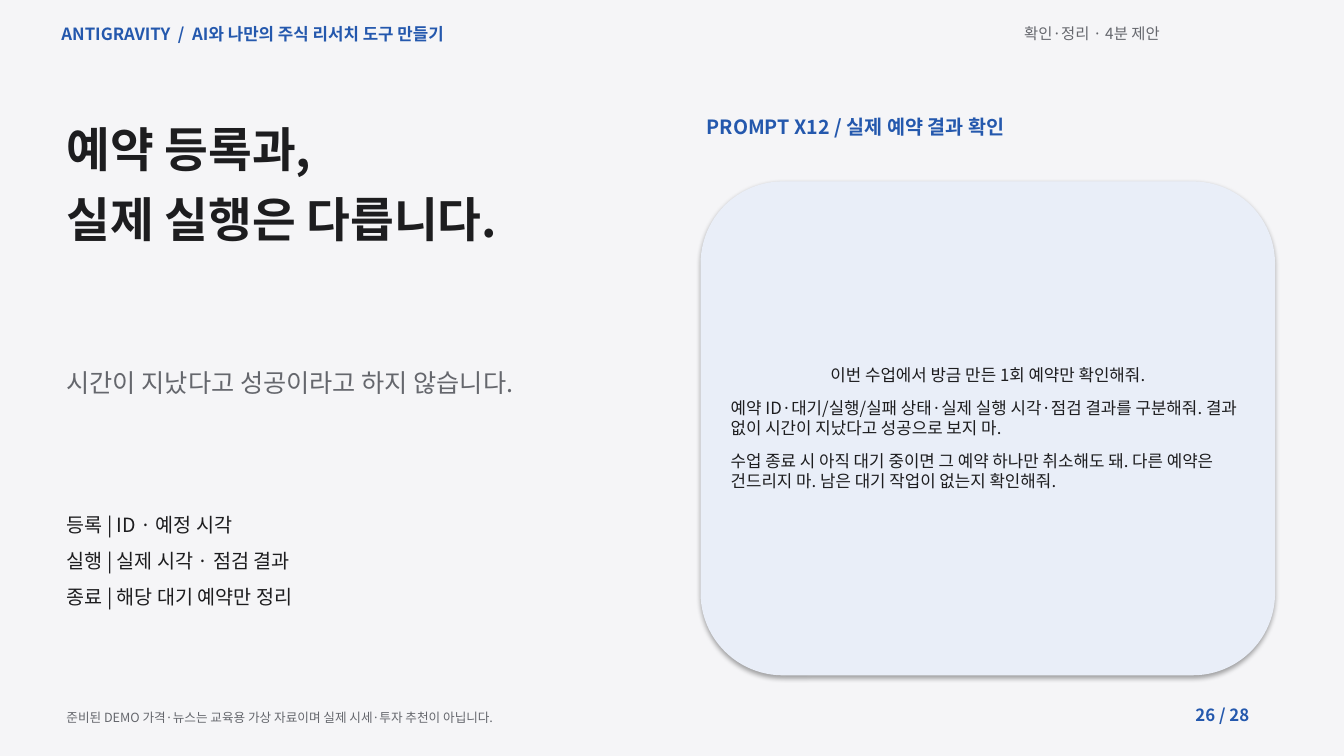
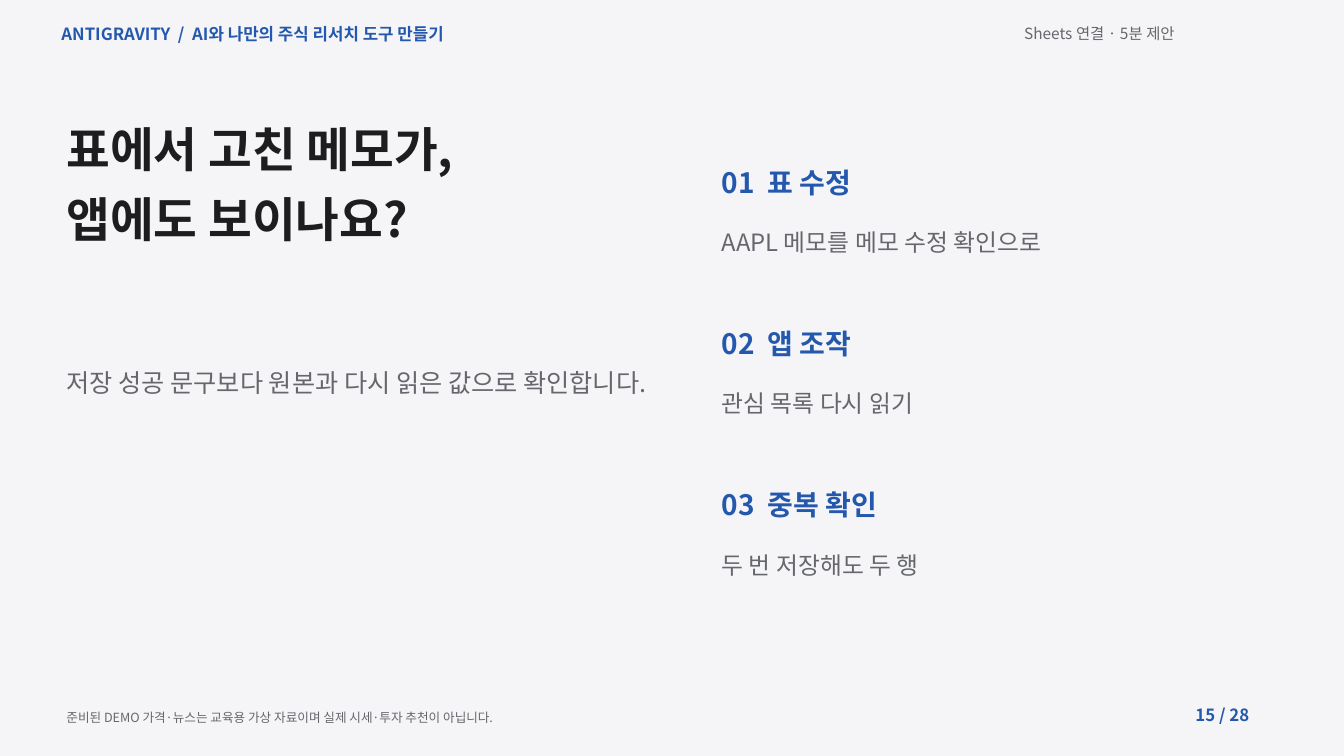
Before and after one commit to elect94/reportsol, a slide deck: slide 15 of materials/lecture.pptx (slide 26 before the commit). Drawn at 1344x756 pixels with LibreOffice and Linux fonts; fonts in the diff are those of the drawing. Boxes give left, top, right and bottom in pixels: in the first picture for what was removed or moved away, otherwise in the second. Text is boxed around its words. In the diff, an @@ line names an element or a change of style, - is before the commit and + after.

```diff
--- a/materials/lecture.pptx
+++ b/materials/lecture.pptx
@@ text at [1024, 26, 1174, 40]: text changed @@
-확인·정리 · 4분 제안
+Sheets 연결 · 5분 제안
@@ text removed at [707, 117, 1004, 136] @@
-PROMPT X12 / 실제 예약 결과 확인
@@ text at [66, 127, 454, 242]: text changed @@
-예약 등록과,
-실제 실행은 다릅니다.
+표에서 고친 메모가,
+앱에도 보이나요?
@@ text added at [722, 169, 852, 196], 20 pt, text #2458AD, bold @@
+01 표 수정
@@ rounded rectangle removed at [701, 181, 1275, 676] @@
-이번 수업에서 방금 만든 1회 예약만 확인해줘.
-예약 ID·대기/실행/실패 상태·실제 실행 시각·점검 결과를 구분해줘. 결과 없이 시간이 지났다고 성공으로 보지 마.
-수업 종료 시 아직 대기 중이면 그 예약 하나만 취소해도 돼. 다른 예약은 건드리지 마. 남은 대기 작업이 없는지 확인해줘.
@@ text added at [722, 231, 1041, 253], 17 pt, text #65676D @@
+AAPL 메모를 메모 수정 확인으로
@@ text added at [722, 330, 852, 357], 20 pt, text #2458AD, bold @@
+02 앱 조작
@@ text at [66, 371, 646, 394]: text changed @@
-시간이 지났다고 성공이라고 하지 않습니다.
+저장 성공 문구보다 원본과 다시 읽은 값으로 확인합니다.
@@ text added at [722, 392, 913, 414], 17 pt, text #65676D @@
+관심 목록 다시 읽기
@@ text added at [722, 491, 877, 518], 20 pt, text #2458AD, bold @@
+03 중복 확인
@@ text removed at [66, 515, 292, 606] @@
-등록 | ID · 예정 시각
-실행 | 실제 시각 · 점검 결과
-종료 | 해당 대기 예약만 정리
@@ text added at [722, 554, 919, 576], 17 pt, text #65676D @@
+두 번 저장해도 두 행
@@ text at [1195, 708, 1249, 722]: text changed @@
-26 / 28
+15 / 28
```
Also in this commit, not shown: 21 other slides changed, 1 slide added, 1 slide removed, 24 other files.
